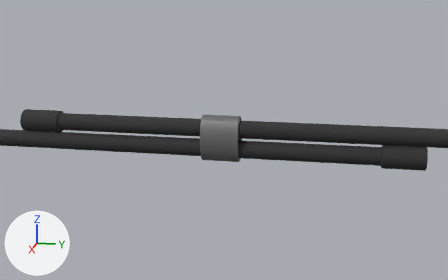
The Blender file Interactable Game Items/Combo Broom/ComboBroom.blend: old version first, new version second.
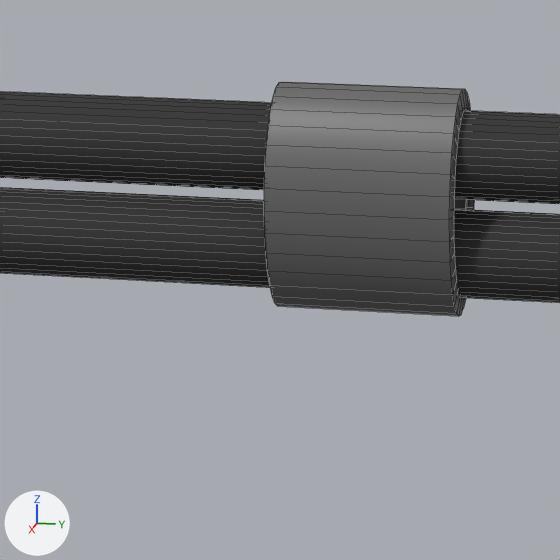
Each version is shown from a 50 mm lens placed at (6.06, 1.24, 3.77), pointed at (0.0, 0.03, 2.25), then close up on the part from 33% to 58% of the width and 35% to 75% of the height. The lights are fixed; the arrows at lower left show +X, +Y and +Z. The close-ups show mesh edges as thin lines.

In view in the first close-up: 'BroomHandle', 'BroomHandle.001', 'Cylinder'.
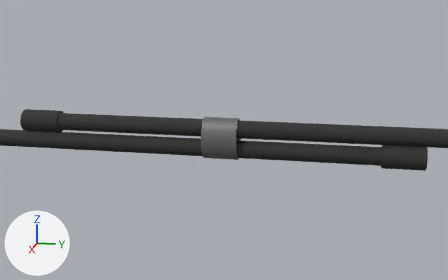
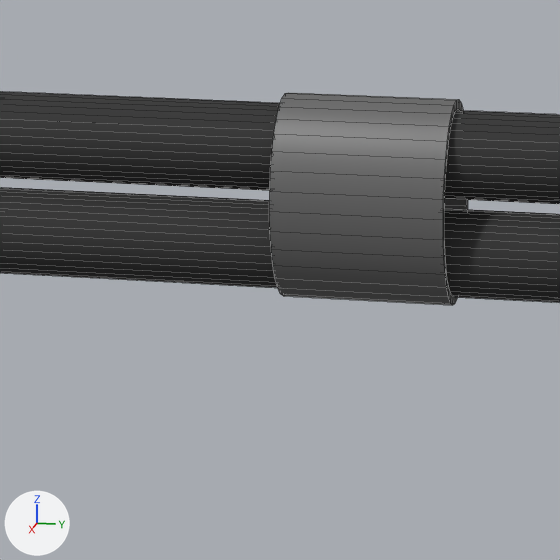
What differs and where, as boxes [x1, y1, x2, y2] in the close-ups (560 x 560 px; the box of a moved part takes in the faces that stretch with it):
'Cylinder', reshaped, rescaled, modifiers changed (9% shorter): before [264, 82, 474, 316]; after [269, 93, 468, 305]
part 1 of me_cylinder_002, moved or reshaped: before [455, 293, 466, 316]; after [269, 93, 459, 305]

Patch to the scene script:
```diff
--- a/Interactable Game Items/Combo Broom/ComboBroom.blend.py
+++ b/Interactable Game Items/Combo Broom/ComboBroom.blend.py
@@ me_cylinder_002 @@
 # used by ob_cylinder; location = (-0.001, 0.0, 2.268); rotation_euler = (-1.571, 0.0, 0.0), in degrees (-90, 0, 0); scale = (0.134, 0.222, 0.179)
-me_cylinder_002.from_pydata(...)  # 128 vertices, 96 faces; spans x -1.0..1.0, y -1.0..1.0, z -1.0..1.0
+me_cylinder_002.from_pydata(...)  # 128 vertices, 128 faces; spans x -1.1..1.1, y -1.1..1.1, z -1.0..1.0
+# me_cylinder_002 part 1
+# 7 vertices are removed from x -0.17..0.34, y 0.82..0.89, z -1.0..1.0
+# 96 faces are deleted
+# 57 vertices move from x -0.89..0.89, y -0.89..0.87, z -1.0..1.0 to x -1.1..1.1, y -1.1..1.08, z -1.0..1.0
+# 7 vertices are added at x -0.21..0.42, y 1.02..1.1, z -1.0..1.0
+# 128 new faces join them
 me_cylinder_002.materials.append(mat_ducttape)
@@ ob_cylinder @@
 ob_cylinder.rotation_euler = (-1.571, 0.0, 0.0)  # degrees (-90, 0, 0)
-ob_cylinder.scale = (0.134, 0.222, 0.179)
-_m = ob_cylinder.modifiers.new('Solidify', 'SOLIDIFY')
-_m.thickness = -0.1
+ob_cylinder.scale = (0.134, 0.195, 0.179)
```
